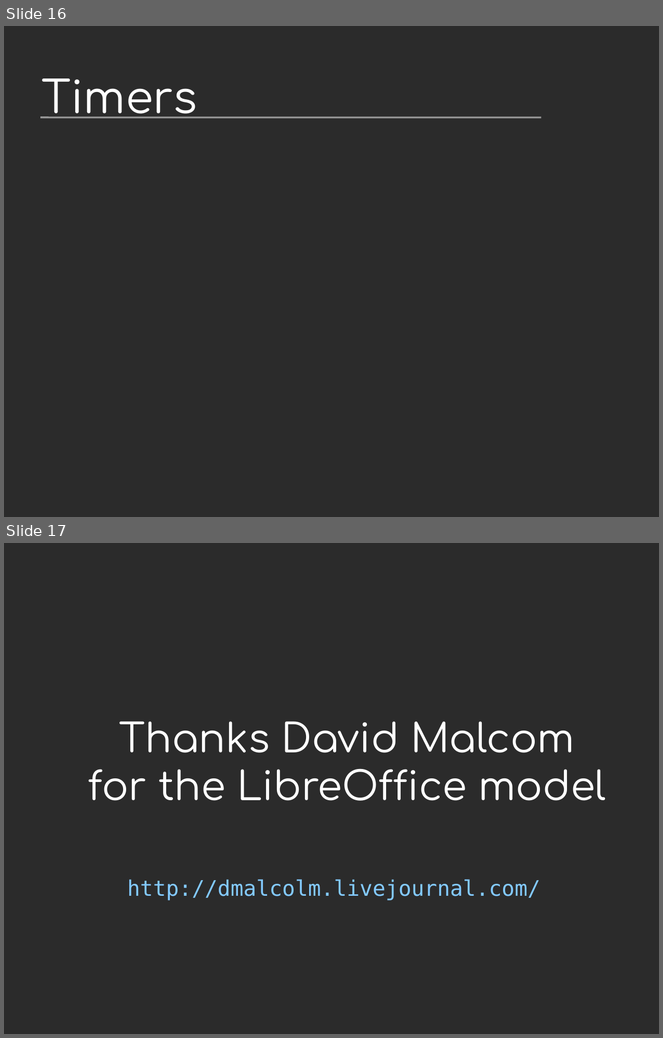
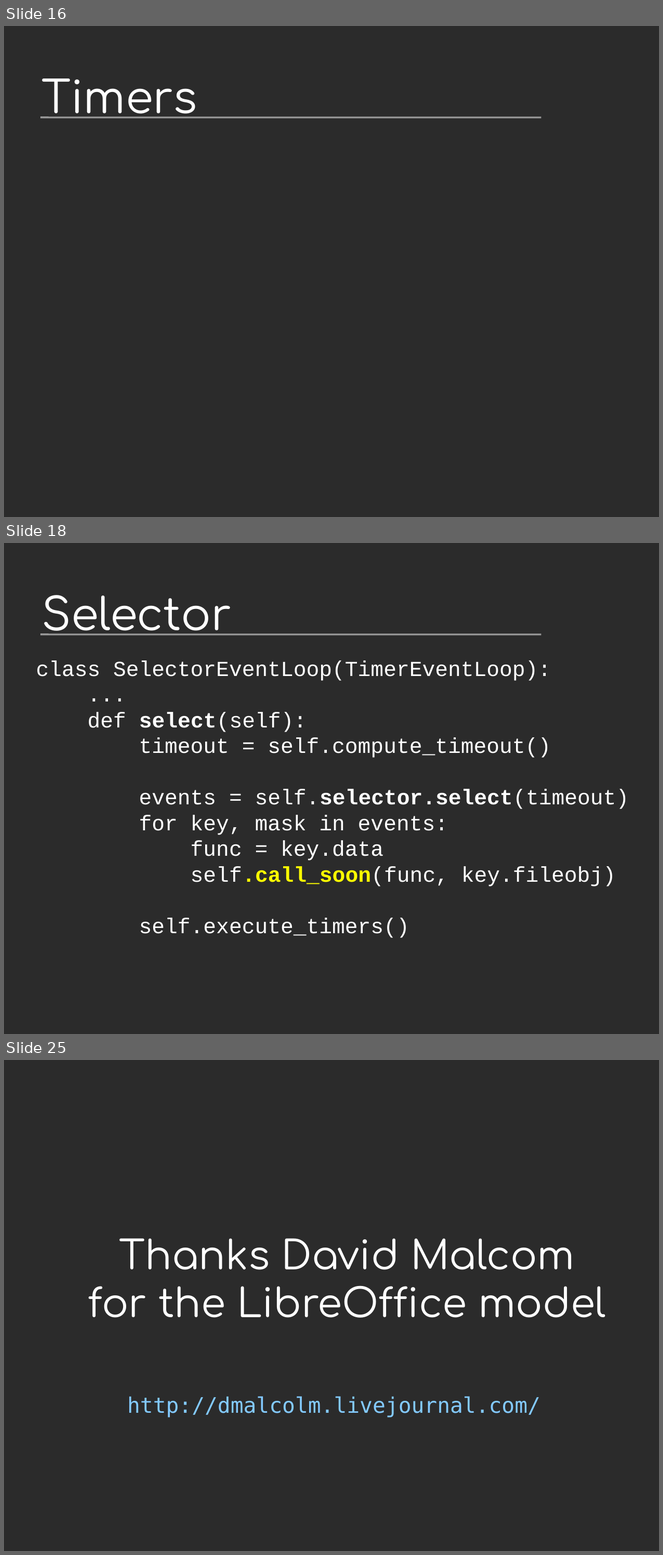
Before and after one commit to vstinner/talks, a slide deck: 2014-Pycon-Lyon/asyncio.odp. Shown one above the other, each under a label of ours: slides 16 and 17 before the commit, slides 16, 18 and 25 after it; the slides between them are not shown. The pictures are 663x1038 and 663x1555 pixels, drawn with LibreOffice and Linux fonts; fonts in the diff are those of the drawing; background and template pictures are left out; a plain dark background stands for a picture behind light text. Boxes give left, top, right and bottom in pixels: in the first picture for what was removed or moved away, otherwise in the second. Text is boxed around its words. In the diff, an @@ line names an element or a change of style, - is before the commit and + after.

Commit message:
selector, generator

```diff
--- a/2014-Pycon-Lyon/asyncio.odp
+++ b/2014-Pycon-Lyon/asyncio.odp
@@ slide 18 added at [4,543,659,1034], background picture (left out); not listed: 1 template element that a slide beside it also shows @@
@@ title added at [41,595,232,636], 54 pt, text #FFFFFF @@
+Selector
@@ text added at [36,661,630,938], 26 pt, text #FFFFFF @@
+class SelectorEventLoop(TimerEventLoop):
+...
+def select(self):
+timeout = self.compute_timeout()
+events = self.selector.select(timeout)
+for key, mask in events:
+func = key.data
+self.call_soon(func, key.fileobj)
+self.execute_timers()
@@ what was slide 17 is now slide 25 @@
```
Also in this commit, not shown: 5 slides changed, 7 other slides added, 10 other files.
